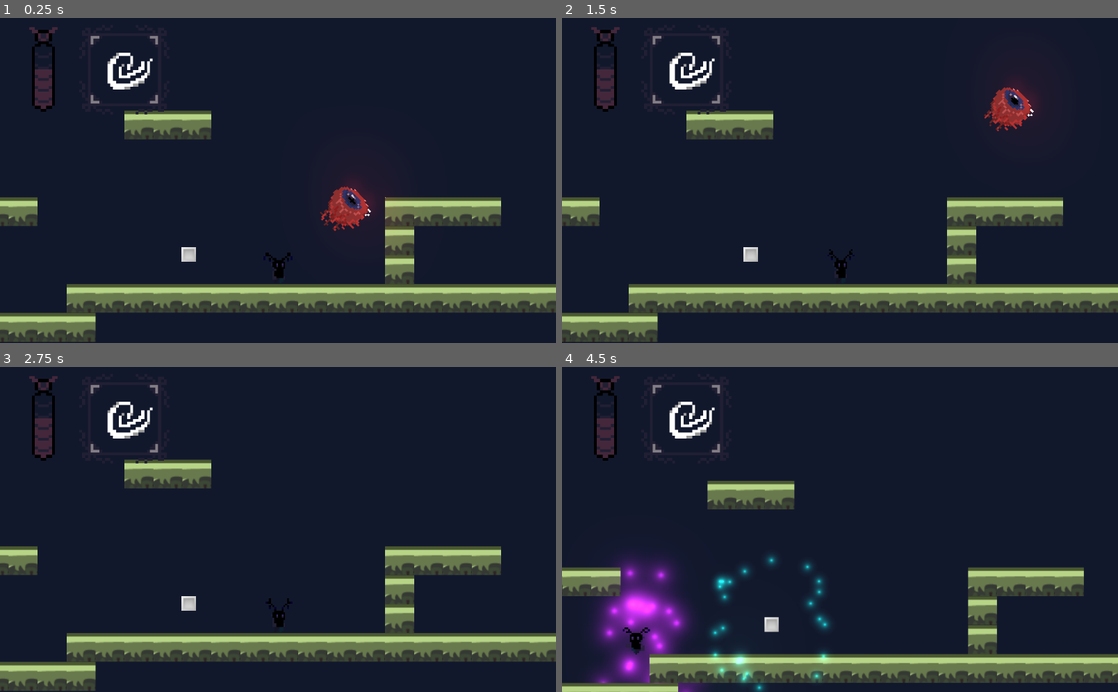
Above: before the commit, frames 1-4 (two rows, left to right).
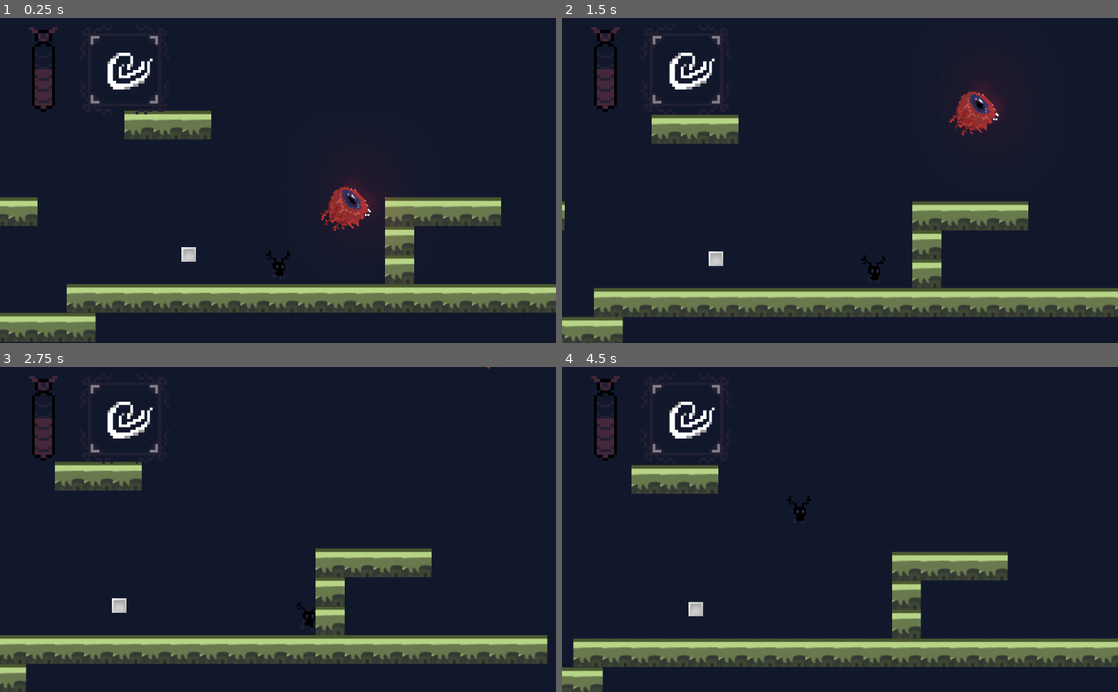
Above: after the commit, the same moments.

Repository: RPI-GameJamTeam/GodotProject
Game: Godot game, scene res://Scenes/MainScene.tscn
Same seed, same stepped clock (60 frames per second), same inputs: the game is played once before the commit and once after it.
Inputs:
- Up to frame 1 (0.25 s): no input
- Up to frame 2 (1.5 s): hold D (right) 0.53-1.28 s; tap Space (jump) at 0.6, 0.77, 1.07 s; hold S (down) from 1.28 s (still down); tap Shift (dash) at 1.35 s
- Up to frame 3 (2.75 s): tap Space (jump) at 1.52, 1.55, 1.82, 2.1 s; release S (down) at 2.03 s; hold D (right) from 2.03 s (still down)
- Up to frame 4 (4.5 s): release D (right) at 2.78 s; hold W (up) 2.78-3.53 s; tap Shift (dash) at 2.85, 4.35 s; tap Space (jump) at 3.02, 3.05, 3.32, 3.6, 3.77, 4.07 s; hold A (left) from 3.53 s (still down)

The runs differ from the first frame. In frame 1, less than 0.1% of the frame differs, in the area x 47-53%, y 71-80%; in frame 2, 15%; in frame 3, 14%; in frame 4, 27%, in the area x 0-100%, y 30-100%.

Commit message:
temp change the script of the character

Diff:
--- a/Game Jam/Scenes/Enemy.tscn
+++ b/Game Jam/Scenes/Enemy.tscn
@@ -12,7 +12,6 @@
 
 [node name="AnimatedSprite" parent="." instance=ExtResource( 1 )]
 animation = "idle"
-frame = 2
 
 [node name="Light2D" type="Light2D" parent="AnimatedSprite"]
 position = Vector2( 48.5539, 1.11362 )
--- a/Game Jam/Scenes/Player.tscn
+++ b/Game Jam/Scenes/Player.tscn
@@ -1,9 +1,12 @@
-[gd_scene load_steps=10 format=2]
+[gd_scene load_steps=14 format=2]
 
 [ext_resource path="res://TEMP/PlayerAnim.tscn" type="PackedScene" id=1]
-[ext_resource path="res://Scripts/Player.gd" type="Script" id=2]
+[ext_resource path="res://Scripts/temp_player.gd" type="Script" id=2]
 [ext_resource path="res://Scripts/PlayerCamera.gd" type="Script" id=3]
 [ext_resource path="res://Asset/Art/floaty_64.png" type="Texture" id=4]
+[ext_resource path="res://Scripts/StateMachine.gd" type="Script" id=5]
+[ext_resource path="res://Scripts/Default.gd" type="Script" id=6]
+[ext_resource path="res://Scripts/Fire_Move.gd" type="Script" id=7]
 
 [sub_resource type="CapsuleShape2D" id=1]
 radius = 4.20165
@@ -36,10 +39,14 @@
 scale_curve = SubResource( 4 )
 color = Color( 0.780392, 0.105882, 0.898039, 1 )
 
+[sub_resource type="RectangleShape2D" id=6]
+extents = Vector2( 1.48232, 0.186155 )
+
 [node name="Player" type="KinematicBody2D" groups=[
 "Player",
 ]]
 scale = Vector2( 2, 2 )
+collision_layer = 4
 script = ExtResource( 2 )
 __meta__ = {
 "_edit_group_": true
@@ -75,16 +82,75 @@
 
 [node name="AnimatedSprite" parent="." instance=ExtResource( 1 )]
 animation = "run"
-frame = 0
+frame = 5
 
 [node name="UpCast" type="RayCast2D" parent="."]
+visible = false
 cast_to = Vector2( 0, -10 )
 
 [node name="DownCast" type="RayCast2D" parent="."]
+visible = false
 cast_to = Vector2( 0, 10 )
 
 [node name="LeftCast" type="RayCast2D" parent="."]
+visible = false
 cast_to = Vector2( -7, 0 )
 
 [node name="RightCast" type="RayCast2D" parent="."]
+visible = false
 cast_to = Vector2( 7, 0 )
+
+[node name="StateMachine" type="Node2D" parent="."]
+script = ExtResource( 5 )
+
+[node name="Fire" type="Node2D" parent="StateMachine"]
+script = ExtResource( 7 )
+
+[node name="Water" type="Node2D" parent="StateMachine"]
+
+[node name="Ground" type="Node2D" parent="StateMachine"]
+
+[node name="Air" type="Node2D" parent="StateMachine"]
+
+[node name="Default" type="Node2D" parent="StateMachine"]
+script = ExtResource( 6 )
+
+[node name="Sensors" type="Node2D" parent="."]
+
+[node name="Top" type="Area2D" parent="Sensors"]
+position = Vector2( 0, -9.1482 )
+collision_layer = 2
+
+[node name="CollisionShape2D" type="CollisionShape2D" parent="Sensors/Top"]
+shape = SubResource( 6 )
+
+[node name="Buttom" type="Area2D" parent="Sensors"]
+position = Vector2( 0, 9.07533 )
+collision_layer = 2
+
+[node name="CollisionShape2D" type="CollisionShape2D" parent="Sensors/Buttom"]
+shape = SubResource( 6 )
+
+[node name="Right" type="Area2D" parent="Sensors"]
+position = Vector2( 4.33103, 0 )
+rotation = 1.57079
+collision_layer = 2
+
+[node name="CollisionShape2D" type="CollisionShape2D" parent="Sensors/Right"]
+shape = SubResource( 6 )
+
+[node name="Left" type="Area2D" parent="Sensors"]
+position = Vector2( -4.24264, 0 )
+rotation = 1.57079
+collision_layer = 2
+
+[node name="CollisionShape2D" type="CollisionShape2D" parent="Sensors/Left"]
+shape = SubResource( 6 )
+
+[connection signal="body_entered" from="Sensors/Top" to="StateMachine" method="_on_Top_body_entered"]
+[connection signal="body_exited" from="Sensors/Top" to="StateMachine" method="_on_Top_body_exited"]
+[connection signal="body_entered" from="Sensors/Buttom" to="StateMachine" method="_on_Buttom_body_entered"]
+[connection signal="body_exited" from="Sensors/Buttom" to="StateMachine" method="_on_Buttom_body_exited"]
+[connection signal="body_entered" from="Sensors/Right" to="StateMachine" method="_on_Right_body_entered"]
+[connection signal="body_exited" from="Sensors/Right" to="." method="_on_Right_body_exited"]
+[connection signal="body_entered" from="Sensors/Left" to="StateMachine" method="_on_Left_body_entered"]
--- /dev/null
+++ b/Game Jam/Scripts/Default.gd
@@ -0,0 +1,42 @@
+extends Node2D
+
+var speed_reduce_x = 200
+var speed = 100
+var jump_power = 10000
+var gravity = 9
+var _velocity = Vector2.ZERO
+var is_active : bool = false
+var slow_down : bool
+# the default should go normal
+
+func _physics_process(delta):
+	if is_active:
+		# left right walking
+		print(_velocity.y)
+		if Input.is_action_just_pressed("left"):
+			_velocity.x = -speed
+		if Input.is_action_just_pressed("right"):
+			_velocity.x = speed
+		if Input.is_action_just_released("left") or Input.is_action_just_released("right"):
+			_velocity.x = 0
+
+		# jump
+		if Input.is_action_just_pressed("jump"):
+			print(get_parent().on_floor)
+			if get_parent().on_floor:
+				_velocity.y -= jump_power
+
+		_velocity.y = gravity + _velocity.y
+		_velocity = get_parent().get_parent().move_and_slide(_velocity)
+
+		# gravity
+		if get_parent().on_floor:
+			_velocity.y = 0
+
+
+		# stop when no input
+#		if slow_down:
+#			if _velocity.x > 0:
+#				pass
+#			elif _velocity.x < 0:
+#				pass
--- /dev/null
+++ b/Game Jam/Scripts/Fire_Move.gd
@@ -0,0 +1,25 @@
+extends Node2D
+
+var speed = 100
+var jump_power = 200
+var gravity = 50
+var _velocity = Vector2.ZERO
+var is_active : bool = false
+# the fire should go realy fast and cant stop automatically.
+
+func _physics_process(delta):
+	if is_active:
+		# left right walking
+		if Input.is_action_just_pressed("left"):
+			_velocity.x = -speed
+		if Input.is_action_just_pressed("right"):
+			_velocity.x = speed
+
+		# jump
+		if Input.is_action_just_pressed("jump"):
+			if get_parent().on_floor:
+				_velocity.y += jump_power
+
+		# gravity
+		if ! get_parent().on_floor:
+			_velocity.y += gravity * delta
--- /dev/null
+++ b/Game Jam/Scripts/StateMachine.gd
@@ -0,0 +1,31 @@
+extends Node2D
+
+var on_floor : bool = false
+var right_contact : bool = false
+var left_contact : bool = false
+var top_contact : bool = false
+
+
+
+func _on_Top_body_entered(body):
+	top_contact = true
+
+
+func _on_Buttom_body_entered(body):
+	on_floor = true
+
+
+func _on_Right_body_entered(body):
+	right_contact = true
+
+
+func _on_Left_body_entered(body):
+	left_contact = true
+
+
+func _on_Top_body_exited(body):
+	top_contact = false
+
+
+func _on_Buttom_body_exited(body):
+	on_floor = false
--- /dev/null
+++ b/Game Jam/Scripts/temp_player.gd
@@ -0,0 +1,16 @@
+extends KinematicBody2D
+
+var state
+enum ELESTATE{WATER, FIRE, AIR, GROUND, DEFAULT}
+func _ready():
+	state = ELESTATE.DEFAULT
+
+func _process(delta):
+	match state:
+		ELESTATE.DEFAULT:
+			get_node("StateMachine/Default").is_active = true
+
+
+
+func _on_Right_body_exited(body):
+	pass # Replace with function body.
--- a/Game Jam/TEMP/PlayerAnim.tscn
+++ b/Game Jam/TEMP/PlayerAnim.tscn
@@ -96,5 +96,5 @@
 [node name="AnimatedSprite" type="AnimatedSprite"]
 frames = SubResource( 18 )
 animation = "idle"
-frame = 4
+frame = 2
 playing = true
--- /dev/null
+++ b/Game Jam/temp_test.tscn
@@ -0,0 +1,11 @@
+[gd_scene load_steps=3 format=2]
+
+[ext_resource path="res://Scenes/Level.tscn" type="PackedScene" id=1]
+[ext_resource path="res://Scenes/Player.tscn" type="PackedScene" id=2]
+
+[node name="temp_test" type="Node2D"]
+
+[node name="Level" parent="." instance=ExtResource( 1 )]
+
+[node name="Player" parent="." instance=ExtResource( 2 )]
+position = Vector2( -122.551, -68.1068 )
